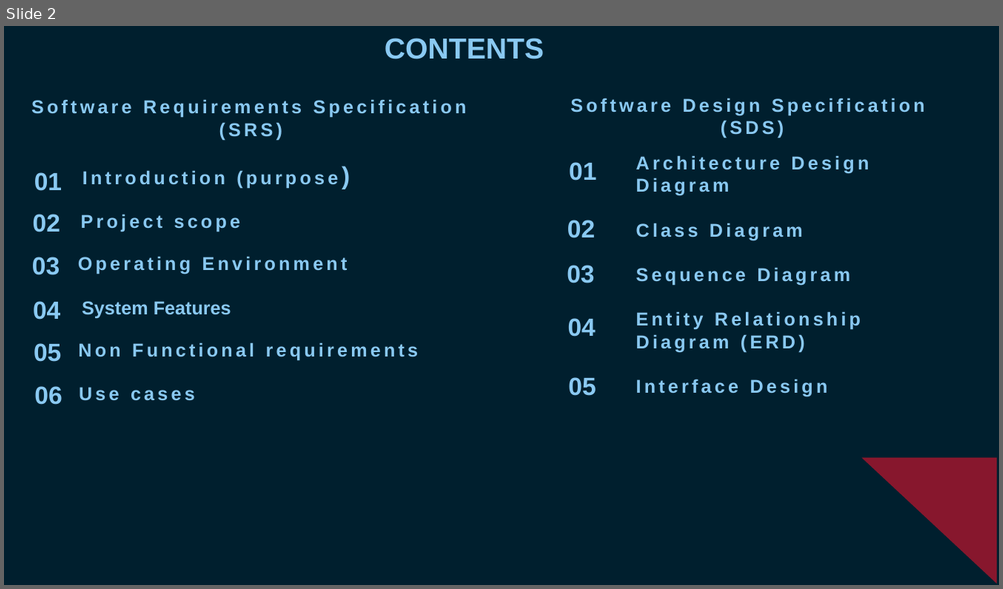
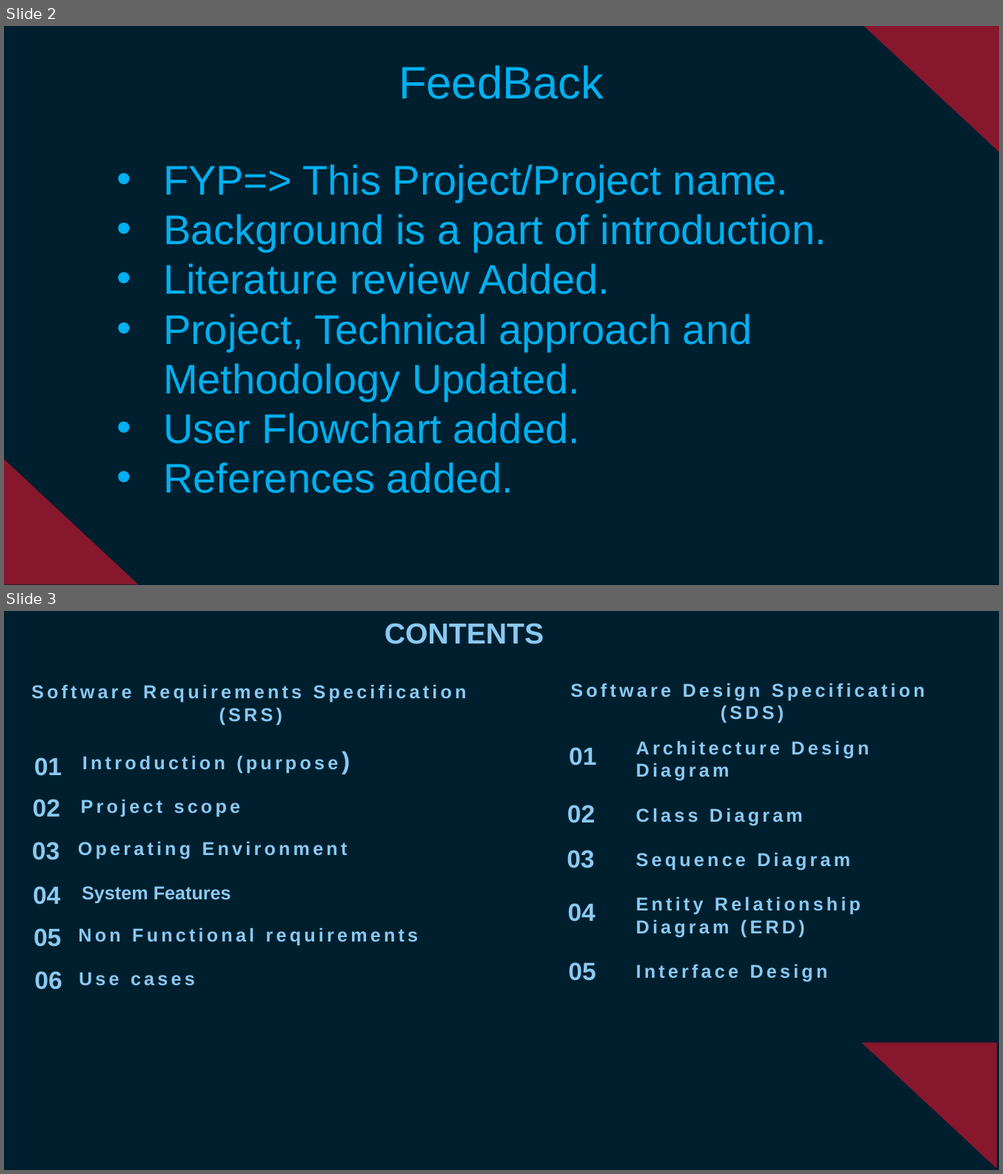
Before and after one commit to saadraj4/fyp, a slide deck: Blockchain Ticketing System Mid Defence presentation.pptx. Shown one above the other, each under a label of ours: slide 2 before the commit, slides 2 and 3 after it. The pictures are 1003x589 and 1003x1174 pixels, drawn with LibreOffice and Linux fonts; fonts in the diff are those of the drawing; background and template pictures are left out. Boxes give left, top, right and bottom in pixels: in the first picture for what was removed or moved away, otherwise in the second. Text is boxed around its words. In the diff, an @@ line names an element or a change of style, - is before the commit and + after.

```diff
--- a/Blockchain Ticketing System Mid Defence presentation.pptx
+++ b/Blockchain Ticketing System Mid Defence presentation.pptx
@@ slide 2 added at <box>4,26,999,585</box>, background #001F2E @@
@@ right triangle added at <box>864,26,999,152</box>, fill #96172D at 90% opacity @@
@@ title added at <box>398,65,603,99</box>, 44 pt, text #00B0F0 @@
+FeedBack
@@ text added at <box>163,164,826,494</box>, 40 pt, text #00B0F0 @@
+• FYP=> This Project/Project name.
+• Background is a part of introduction.
+• Literature review Added.
+• Project, Technical approach and Methodology Updated.
+• User Flowchart added.
+• References added.
@@ right triangle added at <box>4,459,138,585</box>, fill #96172D at 90% opacity @@
@@ what was slide 2 is now slide 3 @@
```
Also in this commit, not shown: 1 slide changed.
